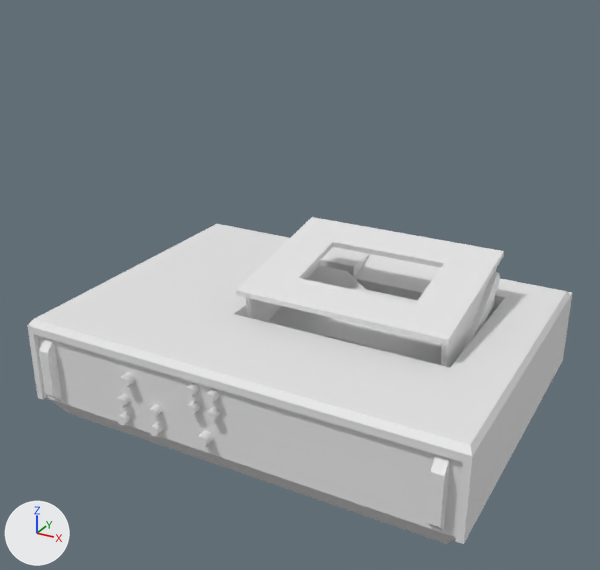
The glTF model Models/prop-vcr.glb: old version first, new version second.
One viewpoint serves both versions: a 50 mm lens placed at (0.321, -0.605, 0.366), pointed at (-0.003, -0.017, 0.072). Arrows for +X, +Y and +Z are at lower left; the lights stay in place.

In view in the first picture: 'prop-vcr'.
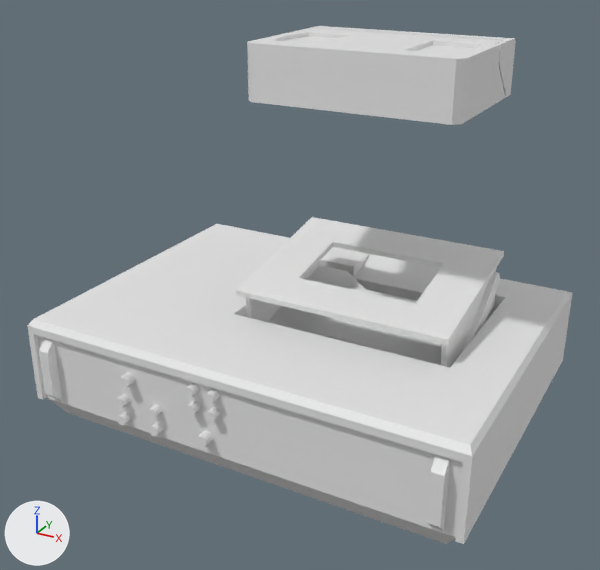
Commit message: working on vhs tape

What differs and where, as boxes (x1, y1, x2, y2) in the pictures (600 x 570 px):
```json
{"object": "prop-vhs-tape", "change": "added", "after": [247, 26, 516, 125]}
```

Scene script edits in JSON lines:
```json
{"op": "add", "block": "me_prop_vhs_tape", "code": ["me_prop_vhs_tape = bpy.data.meshes.new('prop-vhs-tape')", "me_prop_vhs_tape.from_pydata(...)  # 106 vertices, 204 faces; spans x -0.089..0.089, y -0.065..0.065, z -0.023..0.023"]}
{"op": "add", "block": "ob_prop_vhs_tape", "code": ["ob_prop_vhs_tape = bpy.data.objects.new('prop-vhs-tape', me_prop_vhs_tape)", "ob_prop_vhs_tape.location = (0.05, 0.0224, 0.2564)"]}
```
